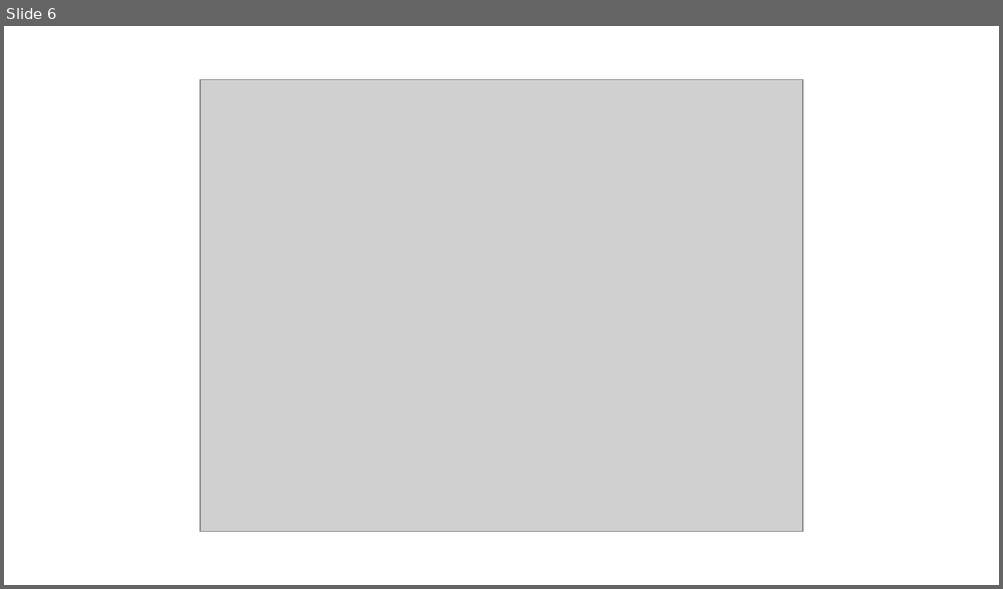
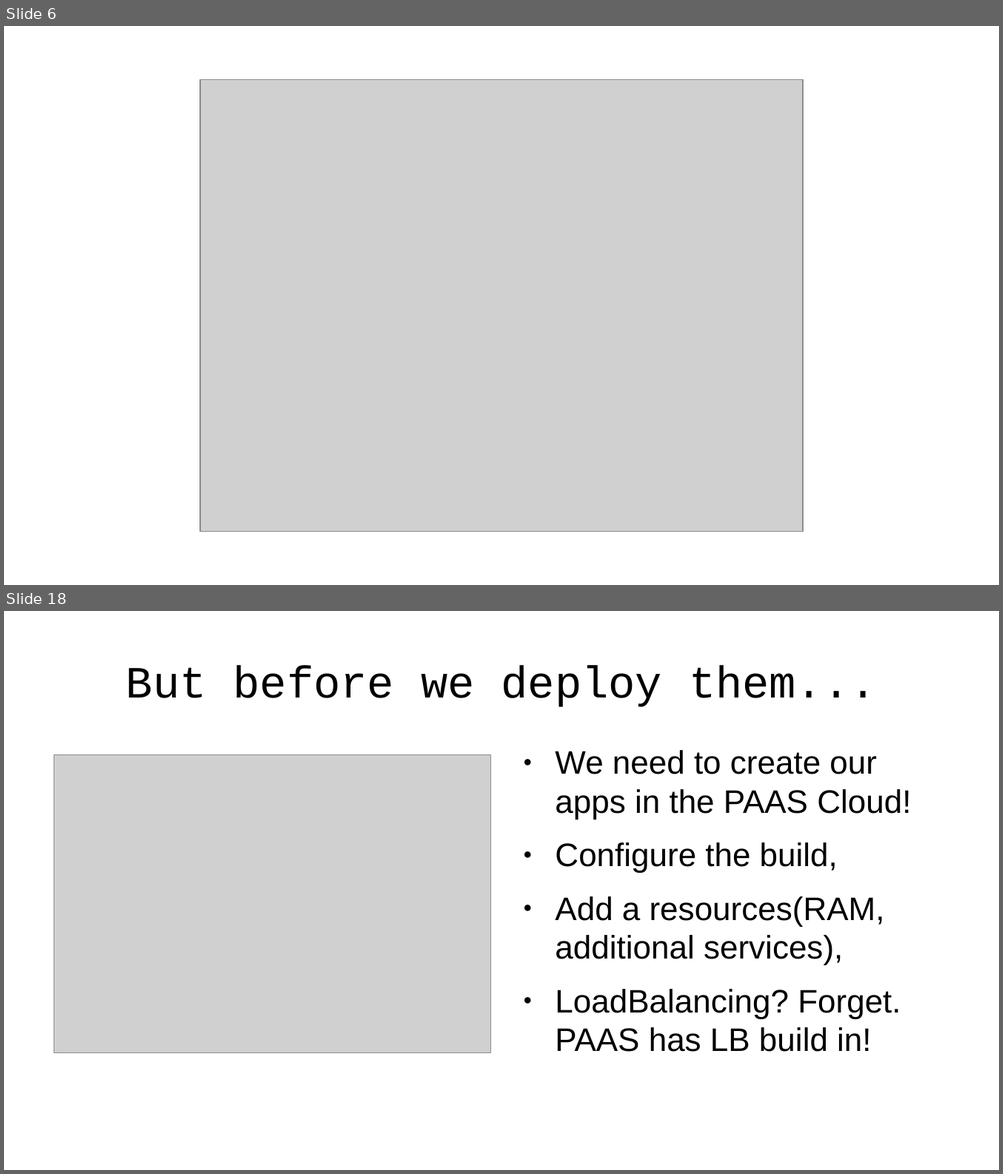
Before and after one commit to emgiezet/meetphp-8, a slide deck: presentation/presentation.odp. Shown one above the other, each under a label of ours: slide 6 before the commit, slides 6 and 18 after it; the slides between them are not shown. The pictures are 1003x589 and 1003x1174 pixels, drawn with LibreOffice and Linux fonts; fonts in the diff are those of the drawing; grey boxes stand for pictures; background and template pictures are left out. Boxes give left, top, right and bottom in pixels: in the first picture for what was removed or moved away, otherwise in the second. Text is boxed around its words. In the diff, an @@ line names an element or a change of style, - is before the commit and + after.

```diff
--- a/presentation/presentation.odp
+++ b/presentation/presentation.odp
@@ slide 18 added at <box>4,611,999,1170</box>, background picture (left out) @@
@@ title added at <box>126,665,876,707</box>, 35.7 pt, text #000000 @@
+But before we deploy them...
@@ picture added at <box>54,755,490,1054</box> @@
@@ text added at <box>555,750,910,1052</box>, 26 pt, text #000000 @@
+● We need to create our apps in the PAAS Cloud!
+● Configure the build,
+● Add a resources(RAM, additional services),
+● LoadBalancing? Forget. PAAS has LB build in!
```
Also in this commit, not shown: 12 slides changed, 7 other slides added, 1 slide removed, 6 other files.
